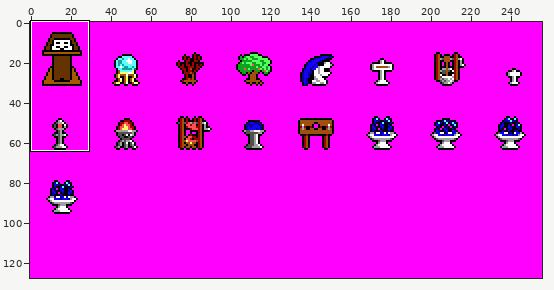
Sprite sheet, stored at web/img/texMisc.png. The first picture is a wide view before the edit; the outline marks the close-up.
Close-up. Before the commit:
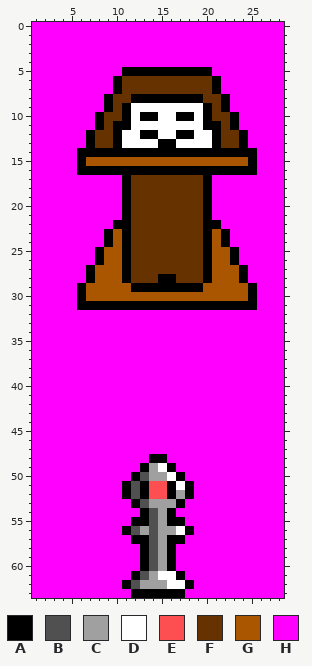
The file is 256x128 pixels. Shown: x 1..28, y 0..63. The commit also changed other parts of the picture, which this record leaves out.
Palette (. is transparent): A #000000  B #505050  C #a0a0a0  D #ffffff  E #fd4f51  F #663300  G #aa5500  H #ff00ff
Pixels before, first column x 1:
 0 HHHHHHHHHHHHHHHHHHHHHHHHHHHH
 1 HHHHHHHHHHHHHHHHHHHHHHHHHHHH
 2 HHHHHHHHHHHHHHHHHHHHHHHHHHHH
 3 HHHHHHHHHHHHHHHHHHHHHHHHHHHH
 4 HHHHHHHHHHHHHHHHHHHHHHHHHHHH
 5 HHHHHHHHHHAAAAAAAAAAHHHHHHHH
 6 HHHHHHHHHAFFFFFFFFFFAHHHHHHH
 7 HHHHHHHHHAFFFFFFFFFFAHHHHHHH
 8 HHHHHHHHAFFAAAAAAAAFFAHHHHHH
 9 HHHHHHHHAFADDDDDDDDAFAHHHHHH
10 HHHHHHHAFFADAADDAADAFFAHHHHH
11 HHHHHHHAFAADDDDDDDDAAFAHHHHH
12 HHHHHHAFFADDAADDAADDAFFAHHHH
13 HHHHHHAFFADDDDAADDDDAFFAHHHH
14 HHHHHAAAAAAAAAAAAAAAAAAAAHHH
15 HHHHHAGGGGGGGGGGGGGGGGGGAHHH
16 HHHHHAAAAAAAAAAAAAAAAAAAAHHH
17 HHHHHHHHHHAFFFFFFFFAHHHHHHHH
18 HHHHHHHHHHAFFFFFFFFAHHHHHHHH
19 HHHHHHHHHHAFFFFFFFFAHHHHHHHH
20 HHHHHHHHHHAFFFFFFFFAHHHHHHHH
21 HHHHHHHHHHAFFFFFFFFAHHHHHHHH
22 HHHHHHHHHAAFFFFFFFFAAHHHHHHH
23 HHHHHHHHAGAFFFFFFFFAGAHHHHHH
24 HHHHHHHHAGAFFFFFFFFAGAHHHHHH
25 HHHHHHHAGGAFFFFFFFFAGGAHHHHH
26 HHHHHHHAGGAFFFFFFFFAGGAHHHHH
27 HHHHHHAGGGAFFFFFFFFAGGGAHHHH
28 HHHHHHAGGGAFFFAAFFFAGGGAHHHH
29 HHHHHAGGGGGAAAAAAAAGGGGGAHHH
30 HHHHHAGGGGGGGGGGGGGGGGGGAHHH
31 HHHHHAAAAAAAAAAAAAAAAAAAAHHH
32 HHHHHHHHHHHHHHHHHHHHHHHHHHHH
33 HHHHHHHHHHHHHHHHHHHHHHHHHHHH
34 HHHHHHHHHHHHHHHHHHHHHHHHHHHH
35 HHHHHHHHHHHHHHHHHHHHHHHHHHHH
36 HHHHHHHHHHHHHHHHHHHHHHHHHHHH
37 HHHHHHHHHHHHHHHHHHHHHHHHHHHH
38 HHHHHHHHHHHHHHHHHHHHHHHHHHHH
39 HHHHHHHHHHHHHHHHHHHHHHHHHHHH
40 HHHHHHHHHHHHHHHHHHHHHHHHHHHH
41 HHHHHHHHHHHHHHHHHHHHHHHHHHHH
42 HHHHHHHHHHHHHHHHHHHHHHHHHHHH
43 HHHHHHHHHHHHHHHHHHHHHHHHHHHH
44 HHHHHHHHHHHHHHHHHHHHHHHHHHHH
45 HHHHHHHHHHHHHHHHHHHHHHHHHHHH
46 HHHHHHHHHHHHHHHHHHHHHHHHHHHH
47 HHHHHHHHHHHHHHHHHHHHHHHHHHHH
48 HHHHHHHHHHHHHAAHHHHHHHHHHHHH
49 HHHHHHHHHHHHACDAHHHHHHHHHHHH
50 HHHHHHHHHHHABCCDAHHHHHHHHHHH
51 HHHHHHHHHHABAEEADAHHHHHHHHHH
52 HHHHHHHHHHABAEEACAHHHHHHHHHH
53 HHHHHHHHHHHABCCCAHHHHHHHHHHH
54 HHHHHHHHHHHHABCAHHHHHHHHHHHH
55 HHHHHHHHHHHAABCAAHHHHHHHHHHH
56 HHHHHHHHHHABCBCCDAHHHHHHHHHH
57 HHHHHHHHHHHAABCAAHHHHHHHHHHH
58 HHHHHHHHHHHHABCAHHHHHHHHHHHH
59 HHHHHHHHHHHHABCAHHHHHHHHHHHH
60 HHHHHHHHHHHHABCAHHHHHHHHHHHH
61 HHHHHHHHHHHABCDDAHHHHHHHHHHH
62 HHHHHHHHHHABCCCDDAHHHHHHHHHH
63 HHHHHHHHHHHAAAAAAHHHHHHHHHHH
After:
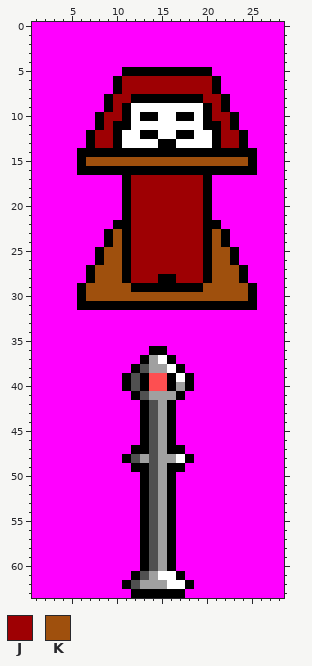
Colours new in this view: J #9e0003  K #9f500d
The edit:
The author changed colour B to colour A in row 50 at x 13; in row 53 at x 13.
The author changed colour C to colour A in row 53 at x 16; in row 56 at x 13 and 16.
The author changed colour D to colour A in row 50 at x 16.
The author changed colour H to colour A in row 36 at x 14 to 15; in row 37 at x 13 and 16; in row 38 at x 12 and 17; in rows 39 to 40 at x 11, 13, 16 and 18; in row 41 at x 12 and 17; in rows 42 to 46 at x 13 and 16.
The author changed colour H to colour A in row 47 at x 12 to 13 and 16 to 17; in row 48 at x 11 and 18; in row 49 at x 12 and 17.
The author changed colour A to colour B in row 48 at x 14.
The author changed colour C to colour B in rows 49 to 50 at x 14; in row 53 at x 14.
The author changed colour E to colour B in rows 51 to 52 at x 14.
The author changed colour H to colour B in row 38 at x 13; in rows 39 to 40 at x 12; in row 41 at x 13; in rows 42 to 47 at x 14; in row 48 at x 12.
The author changed colour A to colour C in row 48 at x 15.
The author changed colour D to colour C in row 49 at x 15.
The author changed colour E to colour C in rows 51 to 52 at x 15.
The author changed colour H to colour C in row 37 at x 14; in row 38 at x 14 to 15; in row 40 at x 17; in row 41 at x 14 to 16; in rows 42 to 47 at x 15; in row 48 at x 13 and 16.
The author changed colour H to colour D in row 37 at x 15; in row 38 at x 16; in row 39 at x 17; in row 48 at x 17.
The author changed colour H to colour E in rows 39 to 40 at x 14 to 15.
The author changed colour A to colour H in row 50 at x 12 and 17; in rows 51 to 52 at x 11 and 18; in row 53 at x 12 and 17; in row 55 at x 12 and 17; in row 56 at x 11 and 18; in row 57 at x 12 and 17.
The author changed colour B to colour H in rows 51 to 52 at x 12; in row 56 at x 12.
The author changed colour C to colour H in row 52 at x 17.
The author changed colour D to colour H in row 51 at x 17; in row 56 at x 17.
The author changed colour F to colour J in rows 6 to 7 at x 11 to 20; in row 8 at x 10 to 11 and 20 to 21; in row 9 at x 10 and 21; in row 10 at x 9 to 10 and 21 to 22; in row 11 at x 9 and 22; in rows 12 to 13 at x 8 to 9 and 22 to 23.
The author changed colour F to colour J in rows 17 to 27 at x 12 to 19; in row 28 at x 12 to 14 and 17 to 19.
The author changed colour G to colour K in row 15 at x 7 to 24; in rows 23 to 24 at x 10 and 21; in rows 25 to 26 at x 9 to 10 and 21 to 22; in rows 27 to 28 at x 8 to 10 and 21 to 23; in row 29 at x 7 to 11 and 20 to 24; in row 30 at x 7 to 24.
Boxes around the changes in both close-ups, in picture pixels (x1, y1, x2, y2):
changed: (86, 76, 248, 301)
changed: (122, 346, 194, 544)
